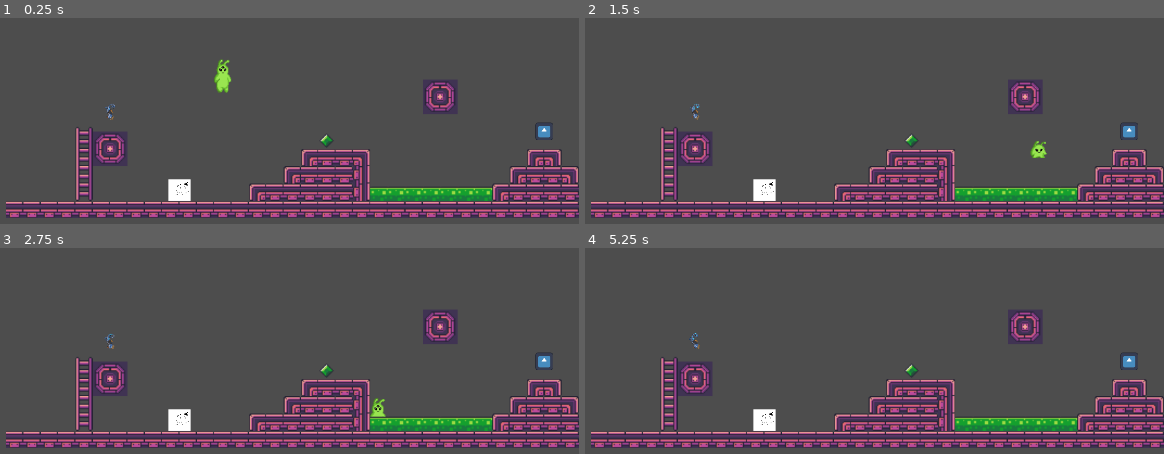
Above: before the commit, frames 1-4 (two rows, left to right).
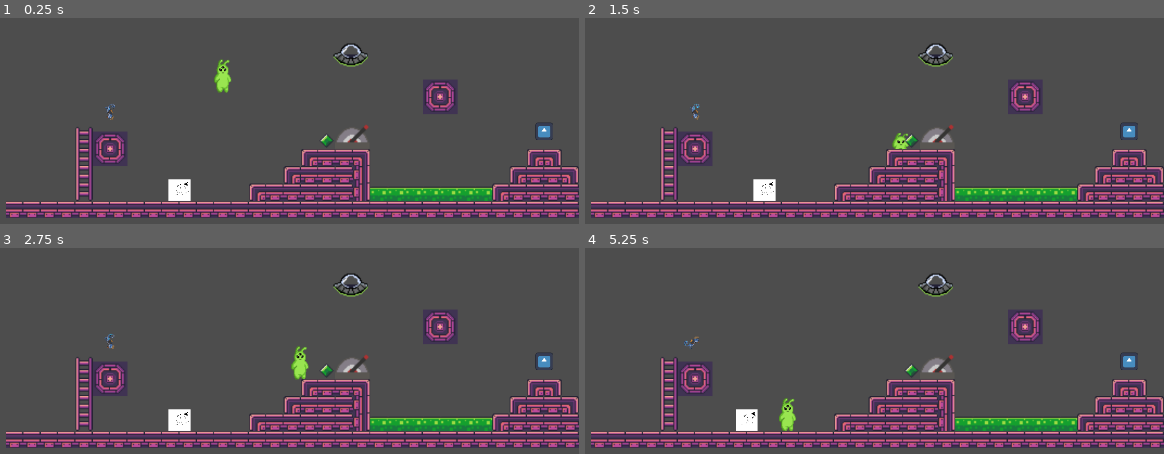
Above: after the commit, the same moments.

Repository: gustavcorpas/GMTK2024
Game: Godot game, scene res://scenes/gameplay/Level_Jtest.tscn
The game is run twice, just before and just after one commit, with the same random seed, the same clock (stepped at 60 frames per second) and the same inputs. This scene is started directly instead of the project's main scene. The engine's default icon, where the game draws it, is replaced by a stand-in: a white triangle on a blue panel in a dark square.
Inputs (mouse positions are in pixels of both pictures, inside the frame that each line leads up to):
- Up to frame 1 (0.25 s): no input
- Up to frame 2 (1.5 s): move the mouse to (938, 160) at 0.52 s; hold D (right) from 0.53 s (still down); click (938, 160) at 0.6 s; tap Space (jump) at 0.77 s; move the mouse to (602, 205) at 1.27 s; tap 1 (test1) at 1.35 s
- Up to frame 3 (2.75 s): tap Space (jump) at 1.52 s; move the mouse to (260, 313) at 2.02 s; release D (right) at 2.03 s; hold A (left) from 2.03 s (still down); tap 2 (test2) at 2.1 s
- Up to frame 4 (5.25 s): move the mouse to (outside the picture) at 2.77 s; release A (left) at 2.78 s; hold D (right) 2.78-4.28 s; tap 3 (test3) at 2.85 s; tap Space (jump) at 3.02, 3.77, 4.52 s; move the mouse to (outside the picture) at 3.52 s; click (outside the picture) at 3.6 s; move the mouse to (outside the picture) at 4.27 s; hold A (left) 4.28-5.03 s; tap 1 (test1) at 4.35 s; move the mouse to (805, 412) at 5.02 s; hold D (right) from 5.03 s (still down); tap 2 (test2) at 5.1 s

The runs differ from the first frame. In frame 1, 0.6% of the frame differs, in the area x 57-64%, y 12-61%; in frame 2, 0.9%; in frame 3, 1.1%; in frame 4, 1.7%, in the area x 17-64%, y 12-89%.

Commit message:
Lever commit
Lever to toggle things

Diff:
--- a/src/scenes/gameplay/Level_Jtest.tscn
+++ b/src/scenes/gameplay/Level_Jtest.tscn
@@ -1,11 +1,14 @@
-[gd_scene load_steps=10 format=4 uid="uid://cqivqger1vp2b"]
+[gd_scene load_steps=13 format=4 uid="uid://cqivqger1vp2b"]
 
 [ext_resource type="PackedScene" uid="uid://6m366c2rlmjj" path="res://scenes/gameplay/Player.tscn" id="1_7m3xi"]
 [ext_resource type="PackedScene" uid="uid://bm8mnnsj5amgf" path="res://scenes/gameplay/Goal.tscn" id="2_lgw48"]
 [ext_resource type="Script" path="res://scripts/environment/reset_hazard.gd" id="3_xvhxs"]
 [ext_resource type="Texture2D" uid="uid://bo5ugal013jsi" path="res://assets/art/sci-fi-tileset.png" id="4_ipl5n"]
 [ext_resource type="PackedScene" uid="uid://ua4nuh7jx6qh" path="res://scenes/gameplay/Collectible.tscn" id="5_foxsw"]
+[ext_resource type="PackedScene" uid="uid://djj8dvhflj7p5" path="res://scenes/gameplay/Lever.tscn" id="7_5ms6r"]
 [ext_resource type="PackedScene" uid="uid://bonjoi55r1vwf" path="res://scenes/gameplay/Crate.tscn" id="7_u5bmw"]
+[ext_resource type="Texture2D" uid="uid://csqjxfs6ukaeo" path="res://assets/art/space ship.png" id="8_dxiwt"]
+[ext_resource type="Script" path="res://scenes/gameplay/lever_triggered.gd" id="9_fio2x"]
 
 [sub_resource type="RectangleShape2D" id="RectangleShape2D_svs3u"]
 size = Vector2(120, 15)
@@ -111,8 +114,8 @@
 
 [node name="Player" parent="." instance=ExtResource("1_7m3xi")]
 position = Vector2(40, -120)
+collision_layer = 2
 collision_mask = 3
-SPEED = 300.0
 
 [node name="Camera2D" type="Camera2D" parent="."]
 zoom = Vector2(1.565, 1.565)
@@ -144,4 +147,12 @@
 
 [node name="Crate" parent="Interactables" instance=ExtResource("7_u5bmw")]
 
+[node name="Lever" parent="Interactables" instance=ExtResource("7_5ms6r")]
+
+[node name="LeverTrigger" type="Sprite2D" parent="Interactables"]
+position = Vector2(158, -119)
+texture = ExtResource("8_dxiwt")
+script = ExtResource("9_fio2x")
+
 [connection signal="body_entered" from="AcidPit" to="AcidPit" method="_on_body_entered"]
+[connection signal="lever_triggered" from="Interactables/Lever" to="Interactables/LeverTrigger" method="_on_lever_lever_triggered"]
--- /dev/null
+++ b/src/scenes/gameplay/Lever.tscn
@@ -0,0 +1,22 @@
+[gd_scene load_steps=4 format=3 uid="uid://djj8dvhflj7p5"]
+
+[ext_resource type="Script" path="res://scripts/environment/lever.gd" id="1_84yq4"]
+[ext_resource type="Texture2D" uid="uid://b2vh6wmf73qi" path="res://assets/art/lever.png" id="2_y7fa4"]
+
+[sub_resource type="RectangleShape2D" id="RectangleShape2D_t0v72"]
+size = Vector2(25, 25)
+
+[node name="Lever" type="Area2D"]
+position = Vector2(159, -43)
+collision_layer = 0
+collision_mask = 2
+script = ExtResource("1_84yq4")
+
+[node name="CollisionShape2D" type="CollisionShape2D" parent="."]
+shape = SubResource("RectangleShape2D_t0v72")
+
+[node name="Sprite2D" type="Sprite2D" parent="."]
+texture = ExtResource("2_y7fa4")
+
+[connection signal="body_entered" from="." to="." method="_on_body_entered"]
+[connection signal="body_exited" from="." to="." method="_on_body_exited"]
--- /dev/null
+++ b/src/scenes/gameplay/lever_triggered.gd
@@ -0,0 +1,5 @@
+extends Sprite2D
+
+func _on_lever_lever_triggered(activated: Variant) -> void:
+	print(activated)
+	visible = !activated
--- /dev/null
+++ b/src/scripts/environment/lever.gd
@@ -0,0 +1,34 @@
+extends Area2D
+
+var player_in_range = false
+var activated = false
+
+signal lever_triggered(activated)
+
+func _on_body_entered(body: Node2D) -> void:
+
+	player_in_range = true
+	_listen_for_interaction()
+	pass # Replace with function body.
+
+
+func _on_body_exited(body: Node2D) -> void:
+	player_in_range = false
+	pass # Replace with function body.
+
+
+func _listen_for_interaction():
+
+	while(player_in_range):
+
+		await get_tree().create_timer(0.001).timeout
+
+		if Input.is_action_just_pressed("interact"):
+			print("heave ho")
+			activated = !activated
+			lever_triggered.emit(activated)
+
+			scale.x = -scale.x
+
+
+	pass
